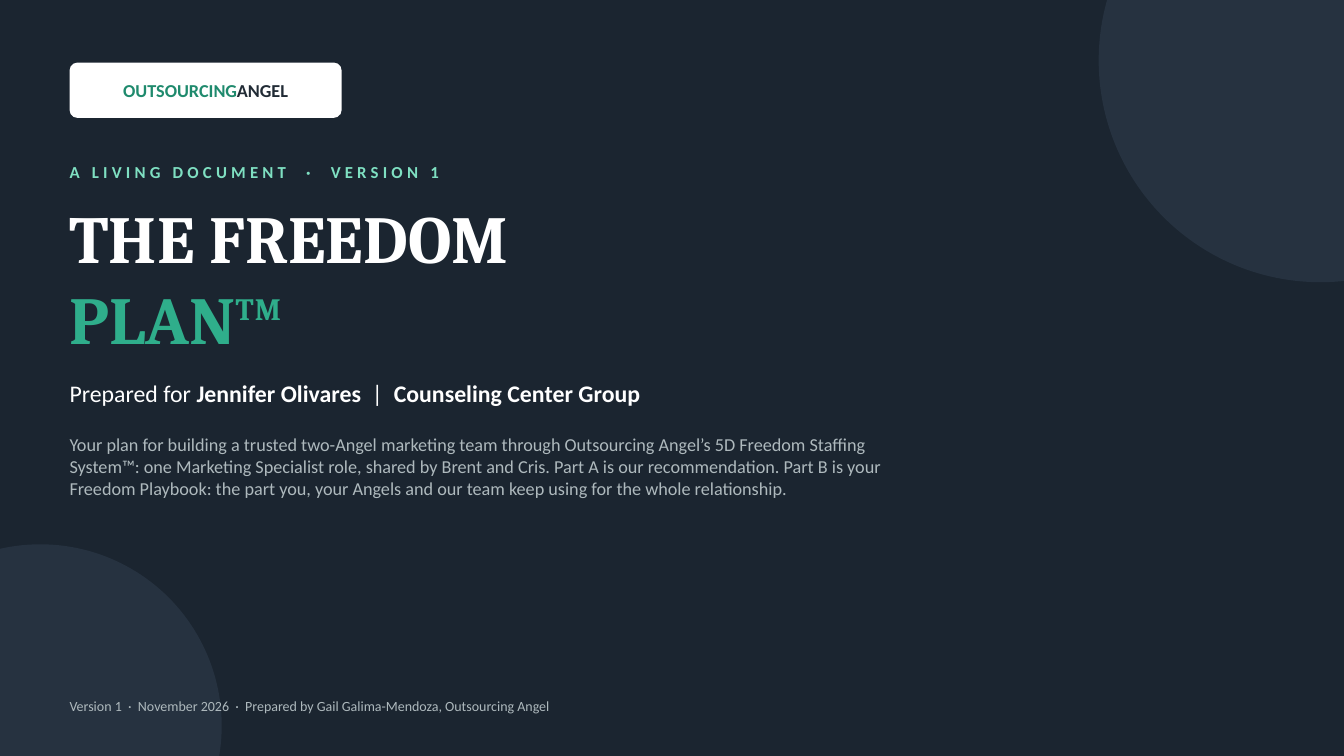
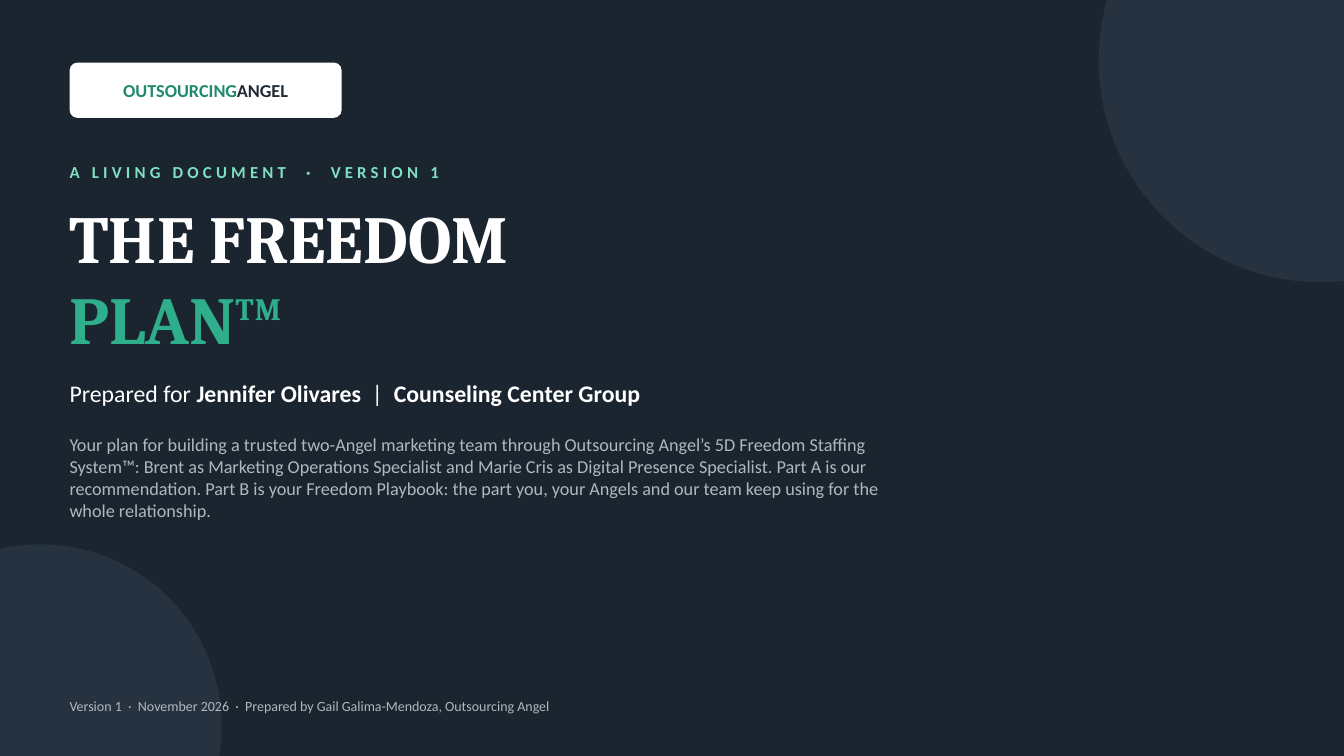
Before and after one commit to gail-gif/OA, a slide deck: slide 1 of Jennifer_Olivares_Freedom_Plan.pptx. Drawn at 1344x756 pixels with LibreOffice and Linux fonts; fonts in the diff are those of the drawing. Boxes give left, top, right and bottom in pixels: in the first picture for what was removed or moved away, otherwise in the second. Text is boxed around its words. In the diff, an @@ line names an element or a change of style, - is before the commit and + after.

```diff
--- a/Jennifer_Olivares_Freedom_Plan.pptx
+++ b/Jennifer_Olivares_Freedom_Plan.pptx
@@ text at [70, 438, 878, 520]: text changed @@
-Your plan for building a trusted two-Angel marketing team through Outsourcing Angel’s 5D Freedom Staffing System™: one Marketing Specialist role, shared by Brent and Cris. Part A is our recommendation. Part B is your Freedom Playbook: the part you, your Angels and our team keep using for the whole relationship.
+Your plan for building a trusted two-Angel marketing team through Outsourcing Angel’s 5D Freedom Staffing System™: Brent as Marketing Operations Specialist and Marie Cris as Digital Presence Specialist. Part A is our recommendation. Part B is your Freedom Playbook: the part you, your Angels and our team keep using for the whole relationship.
```
Also in this commit, not shown: 27 other slides changed, 6 other files.
